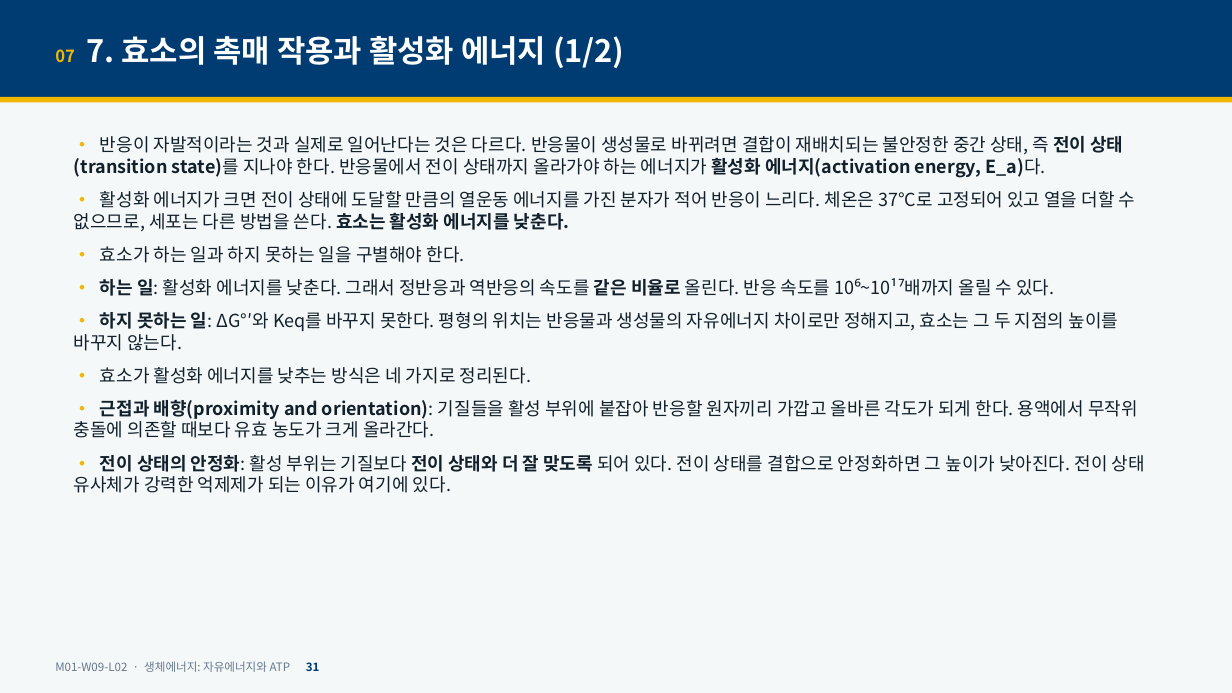
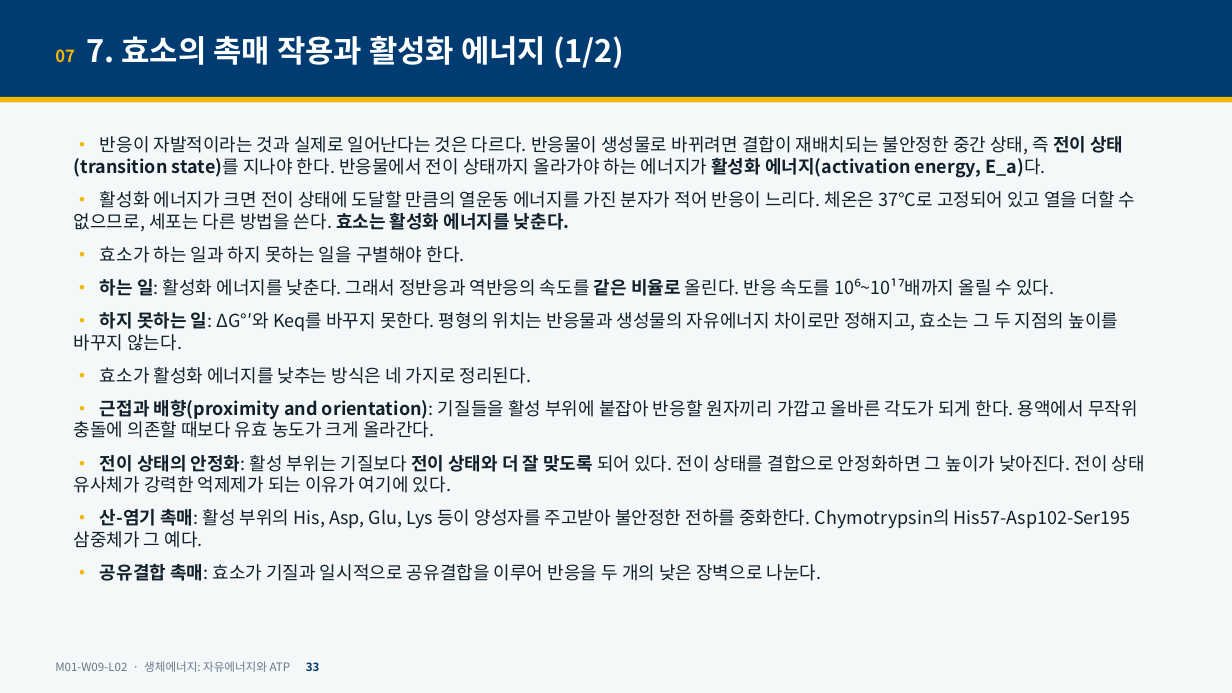
Before and after one commit to hoperiasd2/hoperiasd2.github.io, a slide deck: slide 33 of curriculum/M01/W09/L02/slides.pptx (slide 31 before the commit). Drawn at 1232x693 pixels with LibreOffice and Linux fonts; fonts in the diff are those of the drawing. Boxes give left, top, right and bottom in pixels: in the first picture for what was removed or moved away, otherwise in the second. Text is boxed around its words. In the diff, an @@ line names an element or a change of style, - is before the commit and + after.

```diff
--- a/curriculum/M01/W09/L02/slides.pptx
+++ b/curriculum/M01/W09/L02/slides.pptx
@@ text at (x1=74, y1=509, x2=1131, y2=581): paragraphs added @@
+• 산-염기 촉매: 활성 부위의 His, Asp, Glu, Lys 등이 양성자를 주고받아 불안정한 전하를 중화한다. Chymotrypsin의 His57-Asp102-Ser195 삼중체가 그 예다.
+• 공유결합 촉매: 효소가 기질과 일시적으로 공유결합을 이루어 반응을 두 개의 낮은 장벽으로 나눈다.
@@ text at (x1=55, y1=661, x2=320, y2=672): text changed @@
-M01-W09-L02 · 생체에너지: 자유에너지와 ATP 31
+M01-W09-L02 · 생체에너지: 자유에너지와 ATP 33
```
Also in this commit, not shown: 43 other slides changed, 13 slides added, 5 other files.
